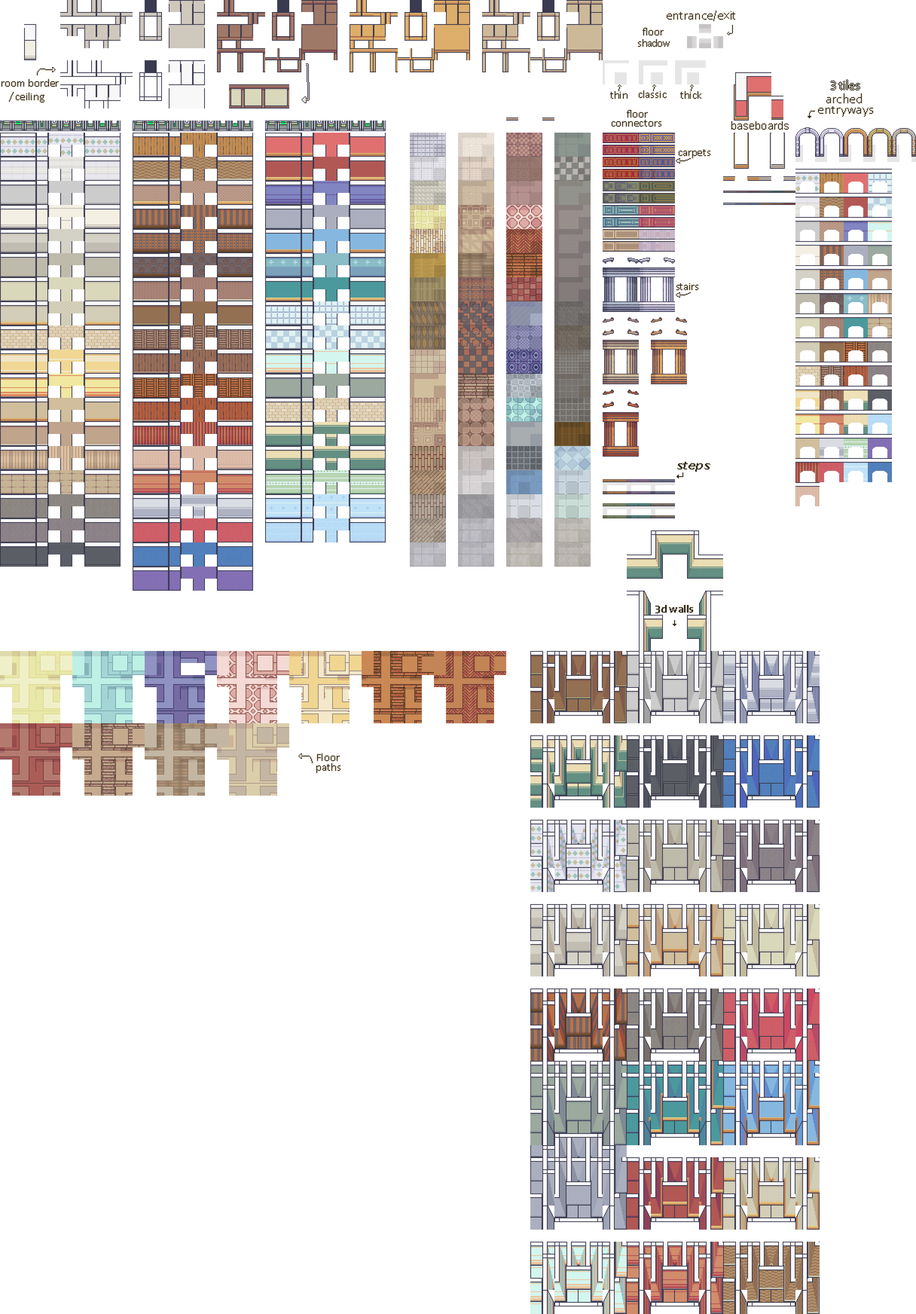
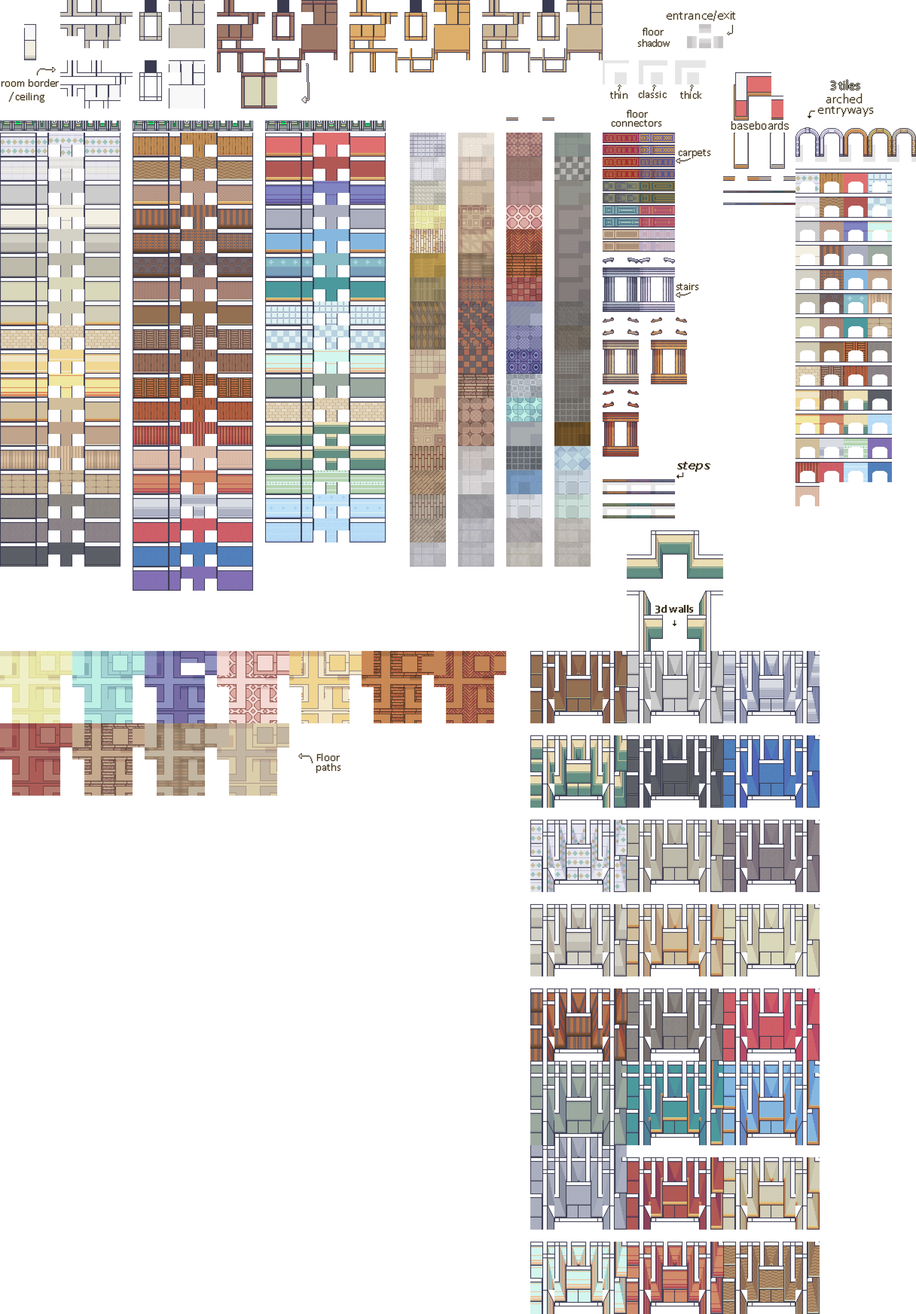
Layer changes from the first 916 x 1314 image to the second:
painted on "LimeZu_Interiors_Room_Builder.png" over box(228, 72, 290, 109)
